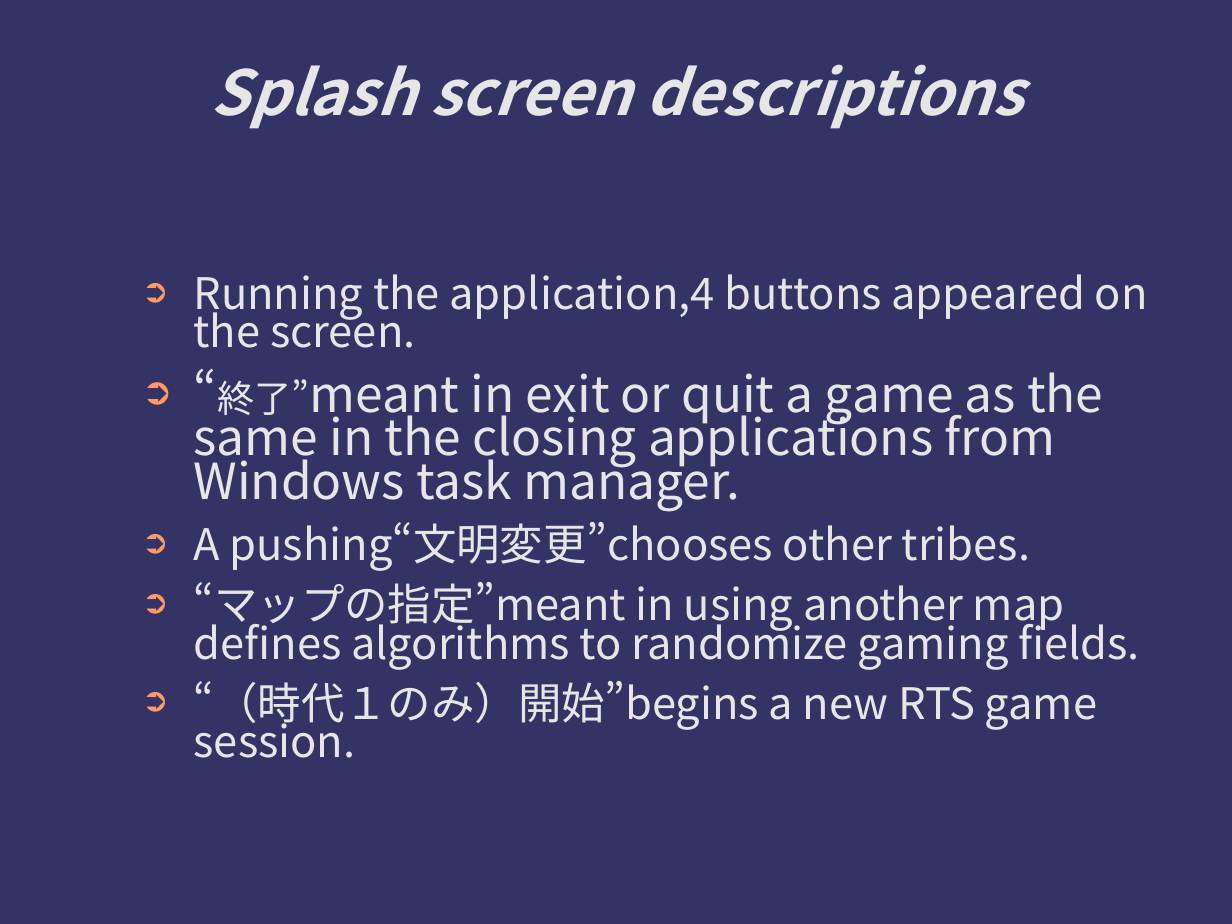
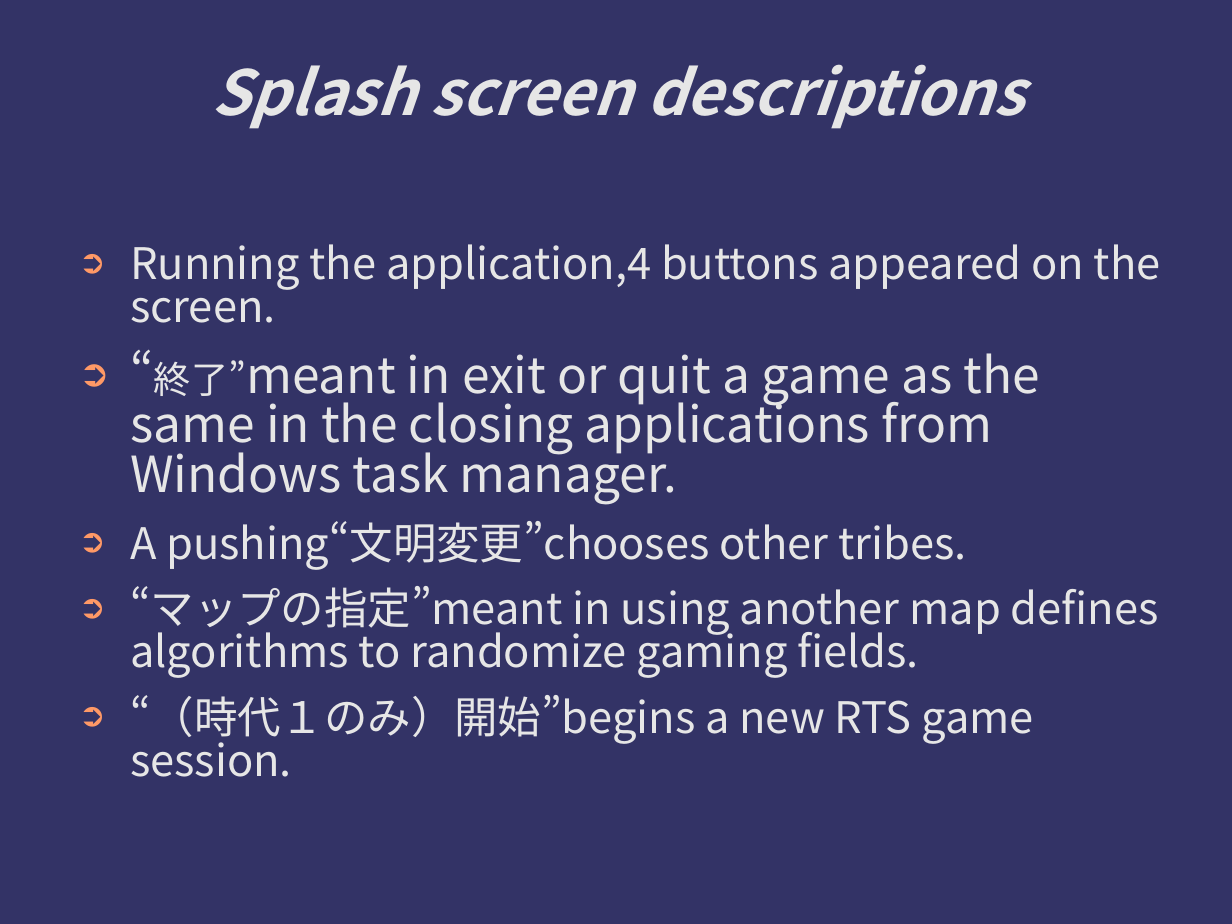
Before and after one commit to kotorize/kotorize, a slide deck: slide 3 of Manuals.ppt. Drawn at 1232x924 pixels with LibreOffice and Linux fonts; fonts in the diff are those of the drawing; background and template pictures are left out. Boxes give left, top, right and bottom in pixels: in the first picture for what was removed or moved away, otherwise in the second. Text is boxed around its words. In the diff, an @@ line names an element or a change of style, - is before the commit and + after.

```diff
--- a/Manuals.ppt
+++ b/Manuals.ppt
@@ text "Running the application,4 buttons appeared ..." moved from (x1=194, y1=274, x2=1148, y2=758) to (x1=130, y1=244, x2=1161, y2=777) @@
@@ text "Running the application,4 buttons appeared ..." at (x1=130, y1=244, x2=1161, y2=777): indent changed; line spacing 0.73 to 0.83 @@
```
Also in this commit, not shown: 6 other slides changed.
